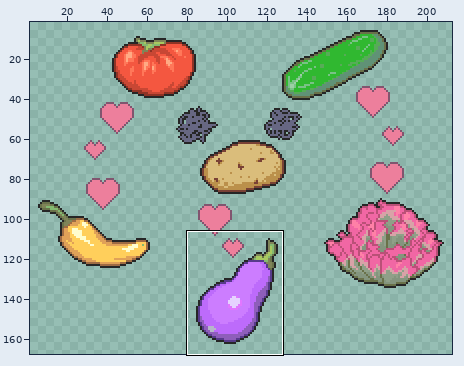
File history of a sprite sheet, grow_up_game_jam_2025/Assets/uglyMenuArt.png. The first picture is a wide view before the edit; the outline marks the close-up.
Close-up. Before:
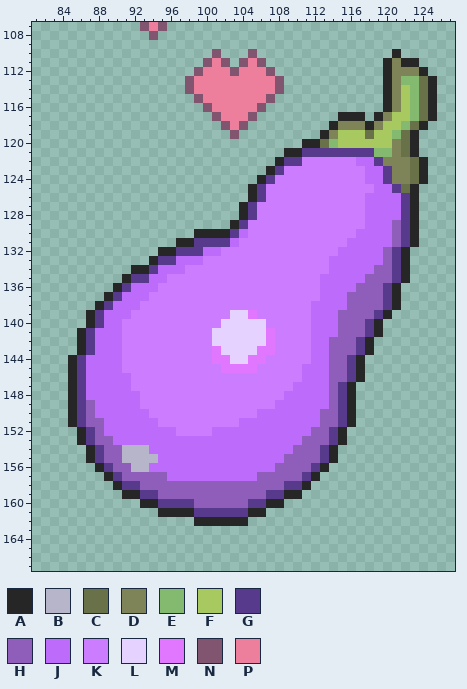
The file is 217x170 pixels. Colours within 5 levels of each other are drawn and written as one. Shown: x 81..127, y 107..167. The wide view leaves out empty margins. The commit also changed other parts of the picture, which this record leaves out.
Palette (. is transparent): A #262626  B #b6b5ca  C #697149  D #7f8458  E #84b970  F #a8c960  G #573a8b  H #8e5eba  J #bd6bfb  K #cc7dff  L #e6d2ff  M #e177ff  N #81556f  P #ed7f9c
After the commit:
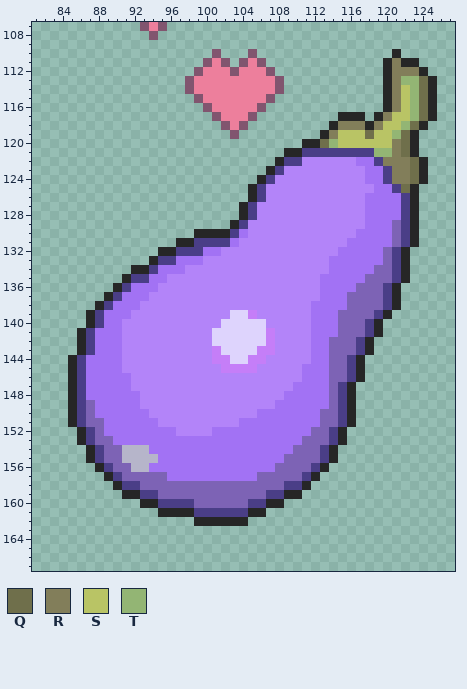
Colours new in this view: Q #6f6f4b  R #827e5a  S #b9c465  T #93b574
Difference:
Colour G changes from #573a8b to #4a3e87.
Colour H changes from #8e5eba to #7d63b5.
Colour J changes from #bd6bfb to #a272f4.
Colour K changes from #cc7dff to #b384f9.
Colour L changes from #e6d2ff to #ded4fd.
Colour M changes from #e177ff to #c57ef8.
The author changed colour C to colour Q in rows 113 to 117 at x 124; in row 118 at x 123; in row 119 at x 118 and 122; in row 120 at x 113 and 122; in row 121 at x 122; in rows 122 to 124 at x 123.
The author changed colour C to colour Q in row 125 at x 122.
The author changed colour D to colour R in row 111 at x 121; in row 112 at x 121 to 123; in rows 113 to 116 at x 121; in row 117 at x 120; in row 118 at x 115 to 117 and 119; in row 119 at x 114.
The author changed colour D to colour R in rows 120 to 121 at x 121; in row 122 at x 120 to 122; in rows 123 to 124 at x 121 to 122.
The author changed colour F to colour S in rows 114 to 116 at x 122; in row 117 at x 121 to 122; in row 118 at x 120 to 121; in row 119 at x 115 to 117 and 119 to 120; in row 120 at x 115 to 120.
The author changed colour E to colour T in row 113 at x 122 to 123; in rows 114 to 117 at x 123; in row 118 at x 122; in row 119 at x 121; in row 120 at x 114; in row 121 at x 119 to 120.
